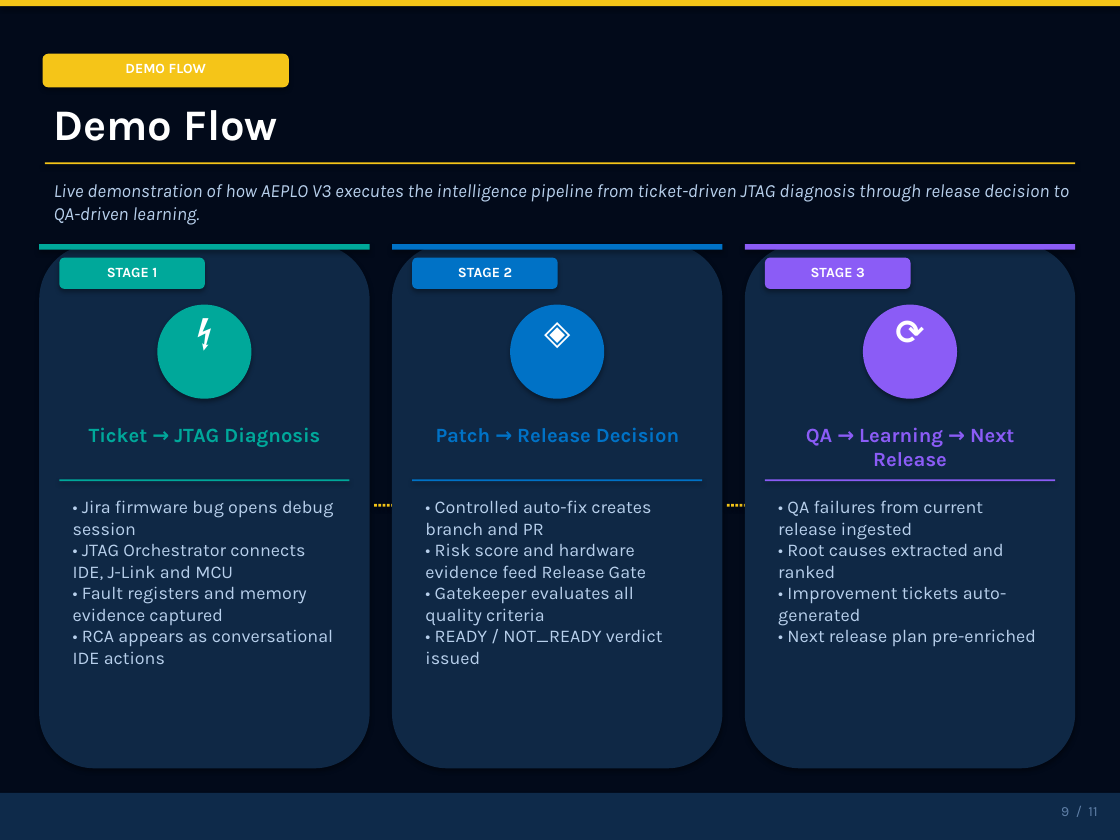
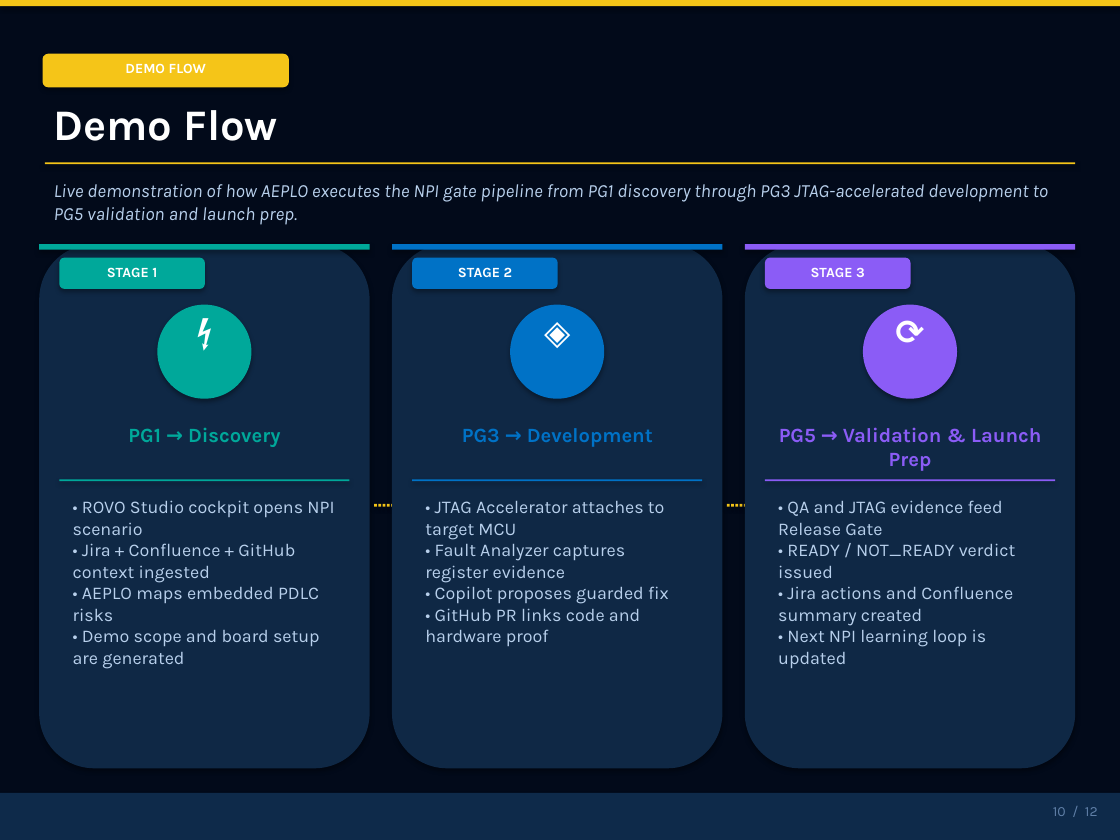
Before and after one commit to shyamnexus/HON_PPT, a slide deck: slide 10 of AI-Driven Embedded Product Lifecycle OrchestratorV3.pptx (slide 9 before the commit). Drawn at 1120x840 pixels with LibreOffice and Linux fonts; fonts in the diff are those of the drawing. Boxes give left, top, right and bottom in pixels: in the first picture for what was removed or moved away, otherwise in the second. Text is boxed around its words. In the diff, an @@ line names an element or a change of style, - is before the commit and + after.

```diff
--- a/AI-Driven Embedded Product Lifecycle OrchestratorV3.pptx
+++ b/AI-Driven Embedded Product Lifecycle OrchestratorV3.pptx
@@ text at (x1=54, y1=184, x2=1048, y2=225): text changed @@
-Live demonstration of how AEPLO V3 executes the intelligence pipeline from ticket-driven JTAG diagnosis through release decision to QA-driven learning.
+Live demonstration of how AEPLO executes the NPI gate pipeline from PG1 discovery through PG3 JTAG-accelerated development to PG5 validation and launch prep.
@@ text at (x1=128, y1=428, x2=280, y2=447): text changed @@
-Ticket → JTAG Diagnosis
+PG1 → Discovery
@@ text at (x1=462, y1=428, x2=653, y2=447): text changed @@
-Patch → Release Decision
+PG3 → Development
@@ text at (x1=779, y1=427, x2=1041, y2=471): text changed @@
-QA → Learning → Next Release
+PG5 → Validation & Launch Prep
@@ text at (x1=73, y1=500, x2=334, y2=669): text changed @@
-• Jira firmware bug opens debug session
-• JTAG Orchestrator connects IDE, J-Link and MCU
-• Fault registers and memory evidence captured
-• RCA appears as conversational IDE actions
+• ROVO Studio cockpit opens NPI scenario
+• Jira + Confluence + GitHub context ingested
+• AEPLO maps embedded PDLC risks
+• Demo scope and board setup are generated
@@ text at (x1=425, y1=501, x2=669, y2=646): text changed @@
-• Controlled auto-fix creates branch and PR
-• Risk score and hardware evidence feed Release Gate
-• Gatekeeper evaluates all quality criteria
-• READY / NOT_READY verdict issued
+• JTAG Accelerator attaches to target MCU
+• Fault Analyzer captures register evidence
+• Copilot proposes guarded fix
+• GitHub PR links code and hardware proof
@@ text at (x1=778, y1=500, x2=1016, y2=668): text changed @@
-• QA failures from current release ingested
-• Root causes extracted and ranked
-• Improvement tickets auto-generated
-• Next release plan pre-enriched
+• QA and JTAG evidence feed Release Gate
+• READY / NOT_READY verdict issued
+• Jira actions and Confluence summary created
+• Next NPI learning loop is updated
@@ text at (x1=1053, y1=807, x2=1098, y2=816): text changed @@
-9 / 11
+10 / 12
```
Also in this commit, not shown: 8 other slides changed, 3 slides added, 2 slides removed, 2 other files.
